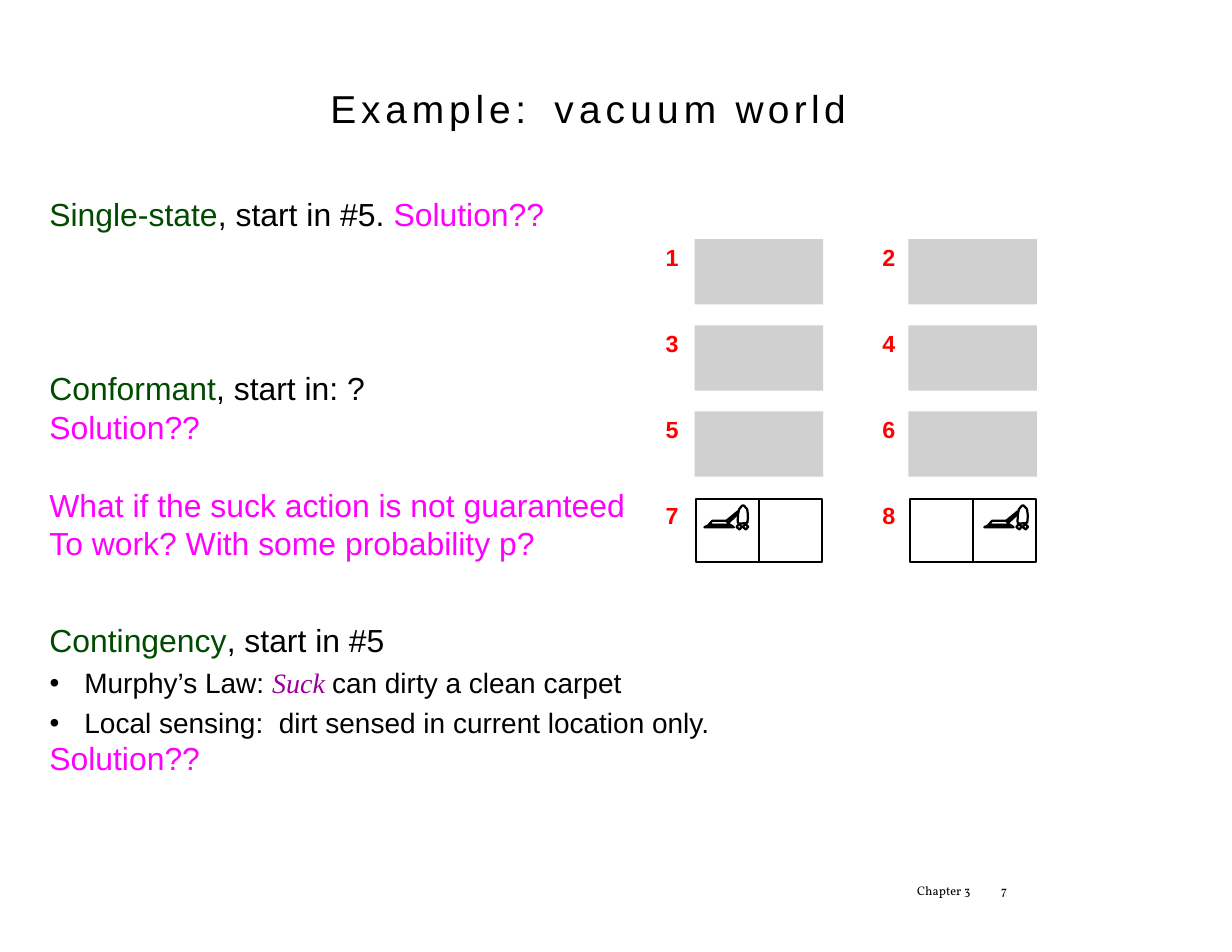
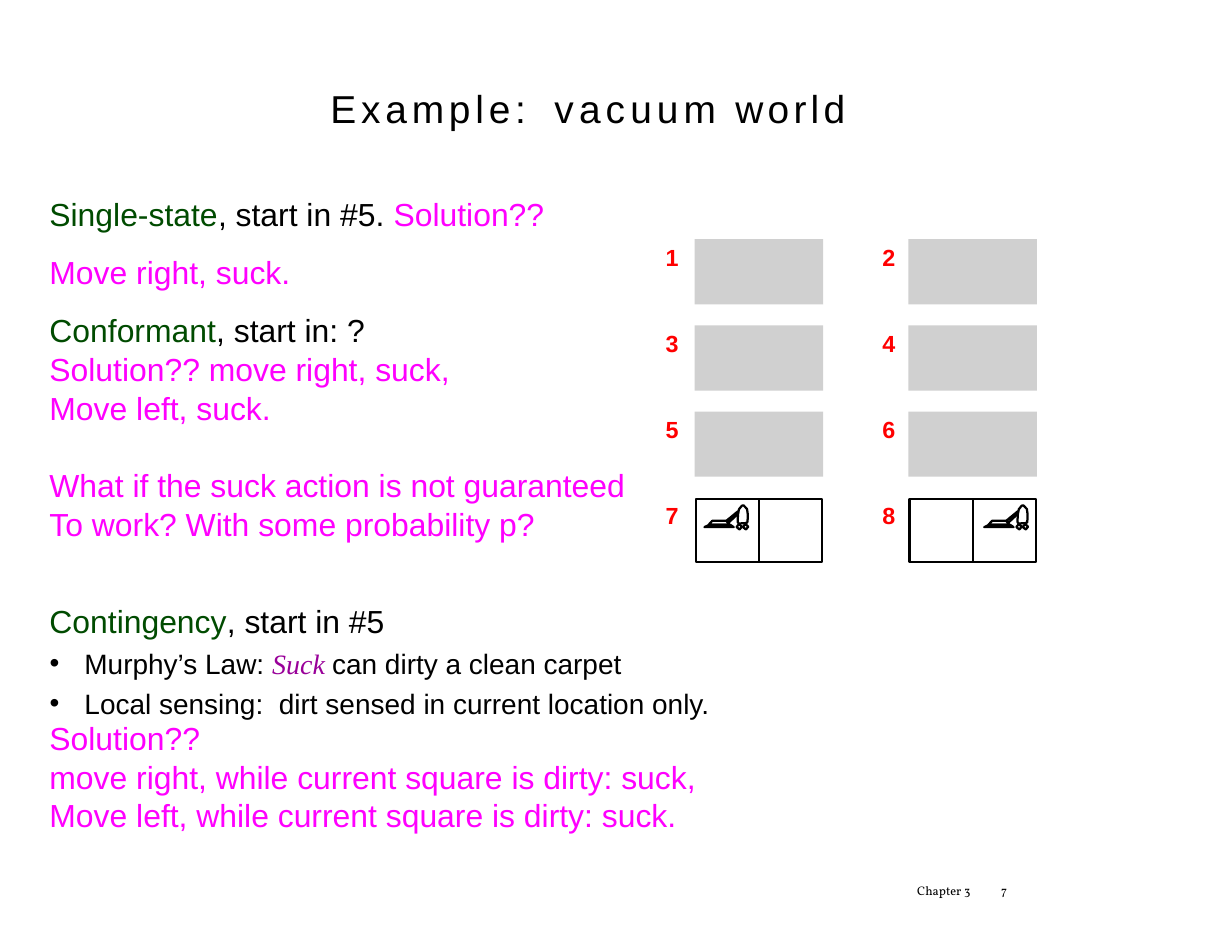
Before and after one commit to tdhock/2023-08-artificial-intelligence, a slide deck: slide 7 of slides/chapter3.1.pptx. Drawn at 1232x952 pixels with LibreOffice and Linux fonts; fonts in the diff are those of the drawing; grey boxes stand for pictures. Boxes give left, top, right and bottom in pixels: in the first picture for what was removed or moved away, otherwise in the second. Text is boxed around its words. In the diff, an @@ line names an element or a change of style, - is before the commit and + after.

```diff
--- a/slides/chapter3.1.pptx
+++ b/slides/chapter3.1.pptx
@@ text at [49,261,290,291]: paragraph added @@
+Move right, suck.
@@ text at [49,358,449,424]: text changed @@
-Solution??
+Solution?? move right, suck,
+Move left, suck.
@@ text at [49,766,695,833]: paragraphs added @@
+move right, while current square is dirty: suck,
+Move left, while current square is dirty: suck.
@@ text "Chapter 3" at [917,886,970,898]: letter spacing 0.1 to 0 pt in "3" @@
```
Also in this commit, not shown: 30 other slides changed, 4 other files.
